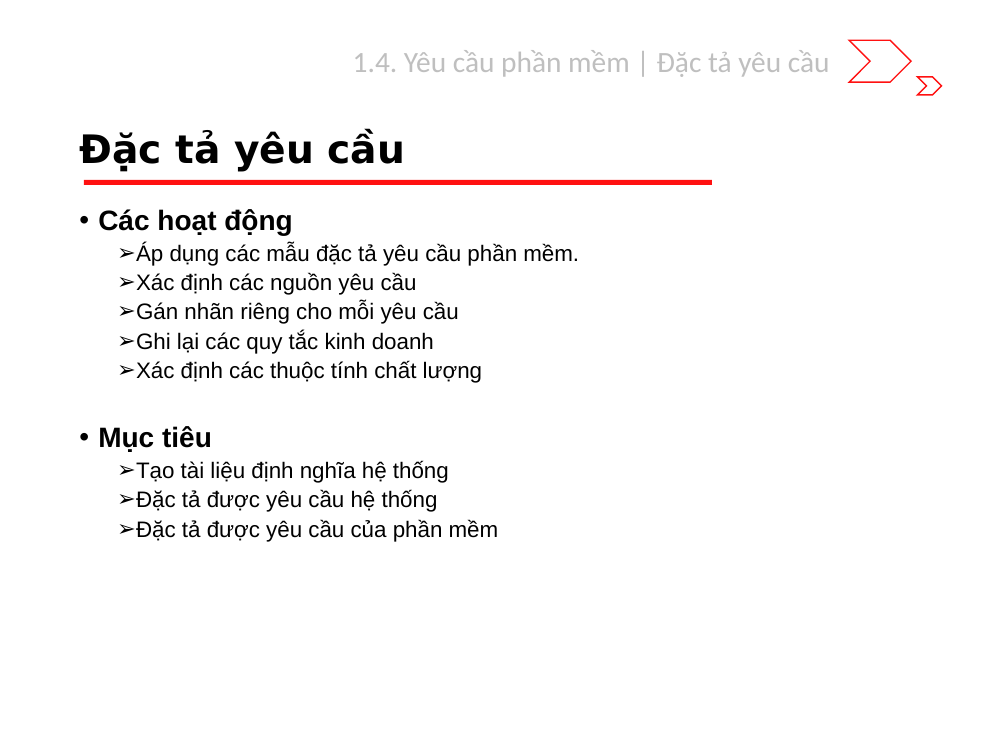
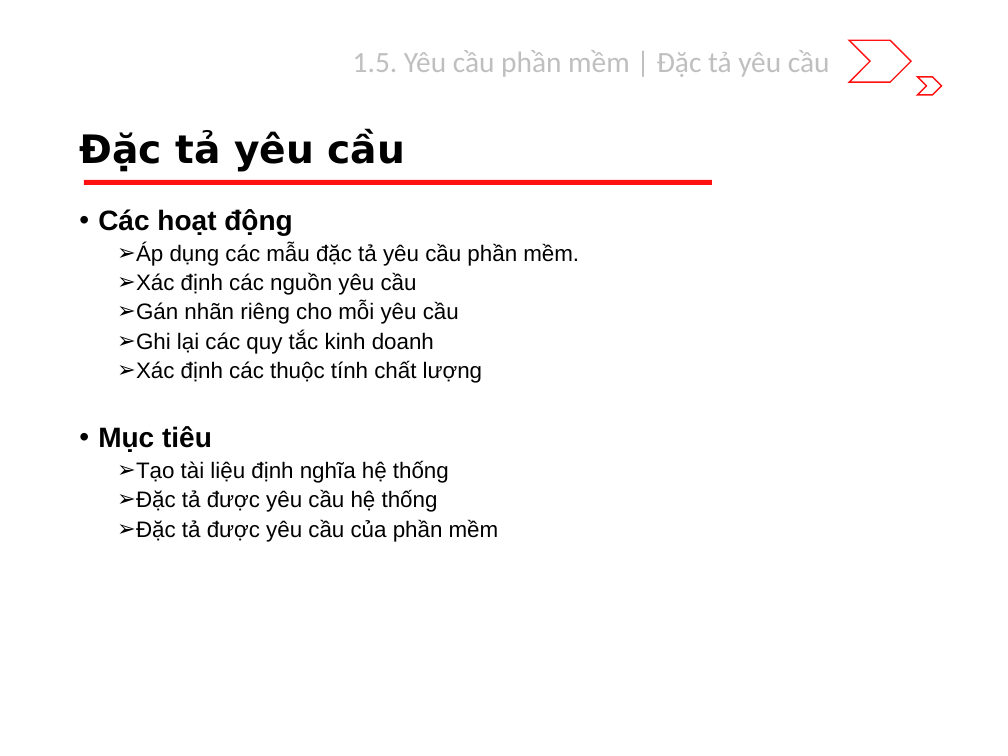
Before and after one commit to riverspart/uet-adv-sw-engineering, a slide deck: slide 17 of slide/dev/chapter_1/slide.pptx (slide 16 before the commit). Drawn at 1008x756 pixels with LibreOffice and Linux fonts; fonts in the diff are those of the drawing. Boxes give left, top, right and bottom in pixels: in the first picture for what was removed or moved away, otherwise in the second. Text is boxed around its words. In the diff, an @@ line names an element or a change of style, - is before the commit and + after.

```diff
--- a/slide/dev/chapter_1/slide.pptx
+++ b/slide/dev/chapter_1/slide.pptx
@@ text at [353, 50, 830, 77]: text changed @@
-1.4. Yêu cầu phần mềm | Đặc tả yêu cầu
+1.5. Yêu cầu phần mềm | Đặc tả yêu cầu
```
Also in this commit, not shown: 9 other slides changed, 2 slides added.
